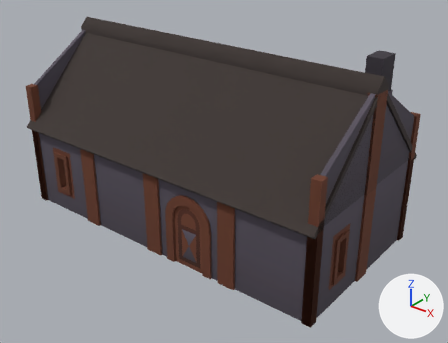
The glTF model modeles/maison-volcan-2.glb, before and after one commit.
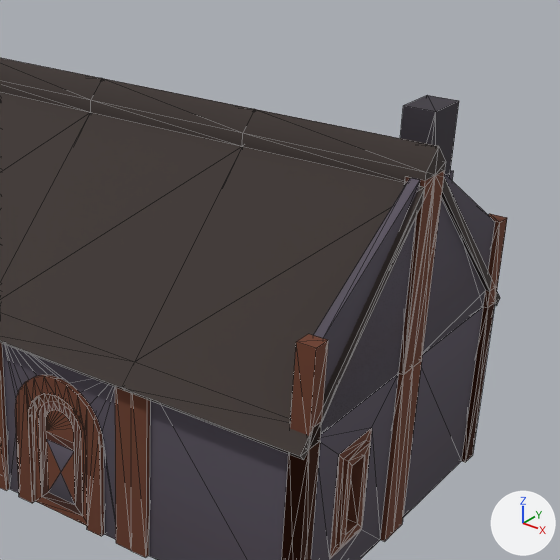
The first picture shows the older version from a camera (50 mm lens) standing at (12.6, -15.06, 11.18) and looking at (0.7, -0.18, 1.96). The close-ups show the older and then the newer version on the part from 35% to 100% of the width and 0% to 85% of the height of that picture. Only the edits that show in the close-ups are written down. Every picture has the same lights, and +X, +Y and +Z are marked at lower right. The close-ups show mesh edges as thin lines. Where no turn or scale is listed for an object, it has been applied to the vertices.

Names of what the first close-up shows: 'roof-high', 'wall-window-small'.
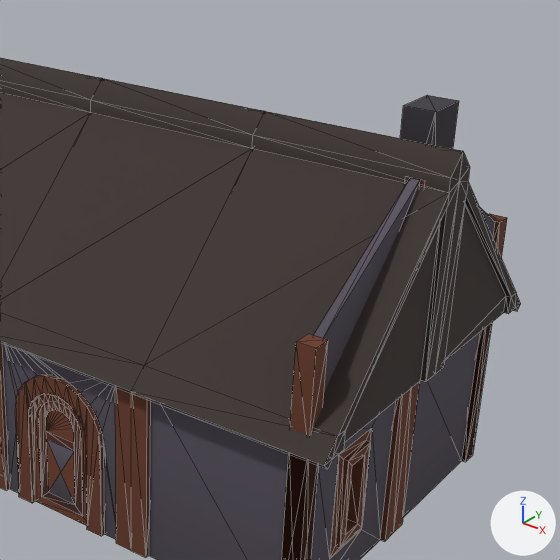
The change, as a diff of the scene's bpy script:
```diff
--- a/modeles/maison-volcan-2.glb.py
+++ b/modeles/maison-volcan-2.glb.py
@@ ob_roof_high @@
 ob_roof_high.rotation_euler = (0.0, 0.0, 1.571)  # degrees (0, 0, 90)
-ob_roof_high.scale = (6.0, 6.0, 6.0)
+ob_roof_high.scale = (6.0, 6.36, 6.0)
```

What differs and where, as boxes [x1, y1, x2, y2] in the close-ups (560 x 560 px):
'roof-high', rescaled
    before: [0, 58, 500, 460]
    after: [0, 58, 521, 469]
